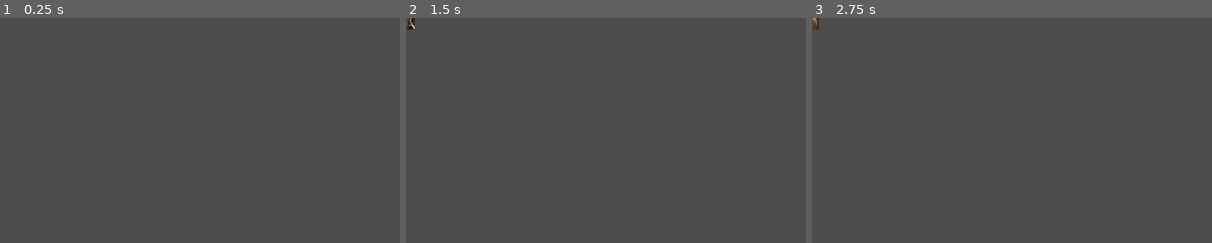
Above: before the commit, frames 1-3 (left to right).
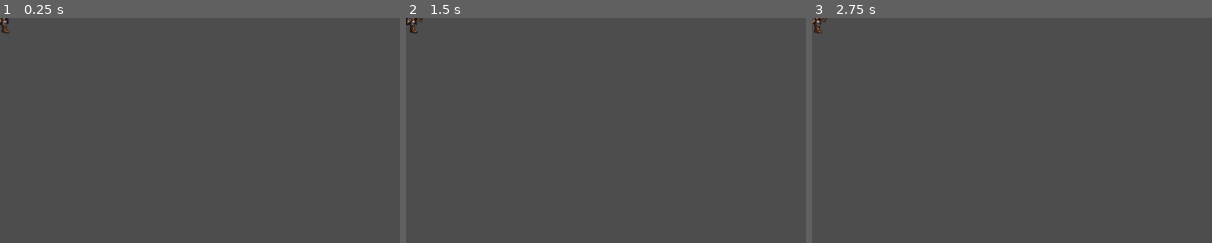
Above: after the commit, the same moments.

Repository: wchichura-maker/dnd
Game: Godot game, scene res://scenes/EntityView.tscn
Two runs of this game, one before a commit and one after it. Both use one fixed random seed, a clock stepped at 60 frames per second and the inputs below. This scene is started directly instead of the project's main scene.
Inputs (mouse positions are % of the whole screen's width and height, from its top left):
- Up to frame 1 (0.25 s): no input
- Up to frame 2 (1.5 s): tap Enter at 0.5 s; move the mouse to (72, 45) at 0.52 s; hold D 0.53-1.28 s; tap I at 0.6 s; click (72, 45) at 0.67 s; tap Space at 0.77, 1.25 s; move the mouse to (30, 55) at 1.27 s; hold S from 1.28 s (still down); tap 1 at 1.35 s
- Up to frame 3 (2.75 s): tap Space at 1.52 s; tap Enter at 2 s; move the mouse to (60, 28) at 2.02 s; release S at 2.03 s; hold D from 2.03 s (still down); tap 2 at 2.1 s
The pictures show only the part of the screen within x 0-50%, y 0-50%; the shares and areas given below are measured in that part.

The runs differ from the first frame. In frame 1, 0.1% of the frame differs, in the area x 0-3%, y 0-8%; in frame 2, 0.2%, in the area x 0-5%, y 0-8%; in frame 3, 0.1%.

Commit message:
Finalize Human Fighter INTERACT animation

Diff:
--- a/godot/assets/characters/human_fighter/animations/interact_frames.tres
+++ /dev/null
@@ -1,167 +0,0 @@
-[gd_resource type="SpriteFrames" load_steps=50 format=3]
-
-[ext_resource type="Texture2D" path="res://assets/characters/human_fighter/animations/interact.png" id="1_sheet"]
-
-[sub_resource type="AtlasTexture" id="Atlas_0_0"]
-atlas = ExtResource("1_sheet")
-region = Rect2(0, 0, 64, 128)
-[sub_resource type="AtlasTexture" id="Atlas_0_1"]
-atlas = ExtResource("1_sheet")
-region = Rect2(64, 0, 64, 128)
-[sub_resource type="AtlasTexture" id="Atlas_0_2"]
-atlas = ExtResource("1_sheet")
-region = Rect2(128, 0, 64, 128)
-[sub_resource type="AtlasTexture" id="Atlas_0_3"]
-atlas = ExtResource("1_sheet")
-region = Rect2(192, 0, 64, 128)
-[sub_resource type="AtlasTexture" id="Atlas_0_4"]
-atlas = ExtResource("1_sheet")
-region = Rect2(256, 0, 64, 128)
-[sub_resource type="AtlasTexture" id="Atlas_0_5"]
-atlas = ExtResource("1_sheet")
-region = Rect2(320, 0, 64, 128)
-[sub_resource type="AtlasTexture" id="Atlas_1_0"]
-atlas = ExtResource("1_sheet")
-region = Rect2(0, 128, 64, 128)
-[sub_resource type="AtlasTexture" id="Atlas_1_1"]
-atlas = ExtResource("1_sheet")
-region = Rect2(64, 128, 64, 128)
-[sub_resource type="AtlasTexture" id="Atlas_1_2"]
-atlas = ExtResource("1_sheet")
-region = Rect2(128, 128, 64, 128)
-[sub_resource type="AtlasTexture" id="Atlas_1_3"]
-atlas = ExtResource("1_sheet")
-region = Rect2(192, 128, 64, 128)
-[sub_resource type="AtlasTexture" id="Atlas_1_4"]
-atlas = ExtResource("1_sheet")
-region = Rect2(256, 128, 64, 128)
-[sub_resource type="AtlasTexture" id="Atlas_1_5"]
-atlas = ExtResource("1_sheet")
-region = Rect2(320, 128, 64, 128)
-[sub_resource type="AtlasTexture" id="Atlas_2_0"]
-atlas = ExtResource("1_sheet")
-region = Rect2(0, 256, 64, 128)
-[sub_resource type="AtlasTexture" id="Atlas_2_1"]
-atlas = ExtResource("1_sheet")
-region = Rect2(64, 256, 64, 128)
-[sub_resource type="AtlasTexture" id="Atlas_2_2"]
-atlas = ExtResource("1_sheet")
-region = Rect2(128, 256, 64, 128)
-[sub_resource type="AtlasTexture" id="Atlas_2_3"]
-atlas = ExtResource("1_sheet")
-region = Rect2(192, 256, 64, 128)
-[sub_resource type="AtlasTexture" id="Atlas_2_4"]
-atlas = ExtResource("1_sheet")
-region = Rect2(256, 256, 64, 128)
-[sub_resource type="AtlasTexture" id="Atlas_2_5"]
-atlas = ExtResource("1_sheet")
-region = Rect2(320, 256, 64, 128)
-[sub_resource type="AtlasTexture" id="Atlas_3_0"]
-atlas = ExtResource("1_sheet")
-region = Rect2(0, 384, 64, 128)
-[sub_resource type="AtlasTexture" id="Atlas_3_1"]
-atlas = ExtResource("1_sheet")
-region = Rect2(64, 384, 64, 128)
-[sub_resource type="AtlasTexture" id="Atlas_3_2"]
-atlas = ExtResource("1_sheet")
-region = Rect2(128, 384, 64, 128)
-[sub_resource type="AtlasTexture" id="Atlas_3_3"]
-atlas = ExtResource("1_sheet")
-region = Rect2(192, 384, 64, 128)
-[sub_resource type="AtlasTexture" id="Atlas_3_4"]
-atlas = ExtResource("1_sheet")
-region = Rect2(256, 384, 64, 128)
-[sub_resource type="AtlasTexture" id="Atlas_3_5"]
-atlas = ExtResource("1_sheet")
-region = Rect2(320, 384, 64, 128)
-[sub_resource type="AtlasTexture" id="Atlas_4_0"]
-atlas = ExtResource("1_sheet")
-region = Rect2(0, 512, 64, 128)
-[sub_resource type="AtlasTexture" id="Atlas_4_1"]
-atlas = ExtResource("1_sheet")
-region = Rect2(64, 512, 64, 128)
-[sub_resource type="AtlasTexture" id="Atlas_4_2"]
-atlas = ExtResource("1_sheet")
-region = Rect2(128, 512, 64, 128)
-[sub_resource type="AtlasTexture" id="Atlas_4_3"]
-atlas = ExtResource("1_sheet")
-region = Rect2(192, 512, 64, 128)
-[sub_resource type="AtlasTexture" id="Atlas_4_4"]
-atlas = ExtResource("1_sheet")
-region = Rect2(256, 512, 64, 128)
-[sub_resource type="AtlasTexture" id="Atlas_4_5"]
-atlas = ExtResource("1_sheet")
-region = Rect2(320, 512, 64, 128)
-[sub_resource type="AtlasTexture" id="Atlas_5_0"]
-atlas = ExtResource("1_sheet")
-region = Rect2(0, 640, 64, 128)
-[sub_resource type="AtlasTexture" id="Atlas_5_1"]
-atlas = ExtResource("1_sheet")
-region = Rect2(64, 640, 64, 128)
-[sub_resource type="AtlasTexture" id="Atlas_5_2"]
-atlas = ExtResource("1_sheet")
-region = Rect2(128, 640, 64, 128)
-[sub_resource type="AtlasTexture" id="Atlas_5_3"]
-atlas = ExtResource("1_sheet")
-region = Rect2(192, 640, 64, 128)
-[sub_resource type="AtlasTexture" id="Atlas_5_4"]
-atlas = ExtResource("1_sheet")
-region = Rect2(256, 640, 64, 128)
-[sub_resource type="AtlasTexture" id="Atlas_5_5"]
-atlas = ExtResource("1_sheet")
-region = Rect2(320, 640, 64, 128)
-[sub_resource type="AtlasTexture" id="Atlas_6_0"]
-atlas = ExtResource("1_sheet")
-region = Rect2(0, 768, 64, 128)
-[sub_resource type="AtlasTexture" id="Atlas_6_1"]
-atlas = ExtResource("1_sheet")
-region = Rect2(64, 768, 64, 128)
-[sub_resource type="AtlasTexture" id="Atlas_6_2"]
-atlas = ExtResource("1_sheet")
-region = Rect2(128, 768, 64, 128)
-[sub_resource type="AtlasTexture" id="Atlas_6_3"]
-atlas = ExtResource("1_sheet")
-region = Rect2(192, 768, 64, 128)
-[sub_resource type="AtlasTexture" id="Atlas_6_4"]
-atlas = ExtResource("1_sheet")
-region = Rect2(256, 768, 64, 128)
-[sub_resource type="AtlasTexture" id="Atlas_6_5"]
-atlas = ExtResource("1_sheet")
-region = Rect2(320, 768, 64, 128)
-[sub_resource type="AtlasTexture" id="Atlas_7_0"]
-atlas = ExtResource("1_sheet")
-region = Rect2(0, 896, 64, 128)
-[sub_resource type="AtlasTexture" id="Atlas_7_1"]
-atlas = ExtResource("1_sheet")
-region = Rect2(64, 896, 64, 128)
-[sub_resource type="AtlasTexture" id="Atlas_7_2"]
-atlas = ExtResource("1_sheet")
-region = Rect2(128, 896, 64, 128)
-[sub_resource type="AtlasTexture" id="Atlas_7_3"]
-atlas = ExtResource("1_sheet")
-region = Rect2(192, 896, 64, 128)
-[sub_resource type="AtlasTexture" id="Atlas_7_4"]
-atlas = ExtResource("1_sheet")
-region = Rect2(256, 896, 64, 128)
-[sub_resource type="AtlasTexture" id="Atlas_7_5"]
-atlas = ExtResource("1_sheet")
-region = Rect2(320, 896, 64, 128)
-
-[resource]
-animations = [{
-"frames": [{"duration": 1.0, "texture": SubResource("Atlas_0_0")}, {"duration": 1.0, "texture": SubResource("Atlas_0_1")}, {"duration": 1.0, "texture": SubResource("Atlas_0_2")}, {"duration": 1.0, "texture": SubResource("Atlas_0_3")}, {"duration": 1.0, "texture": SubResource("Atlas_0_4")}, {"duration": 1.0, "texture": SubResource("Atlas_0_5")}], "loop": false, "name": &"INTERACT_SOUTH", "speed": 8.0
-}, {
-"frames": [{"duration": 1.0, "texture": SubResource("Atlas_1_0")}, {"duration": 1.0, "texture": SubResource("Atlas_1_1")}, {"duration": 1.0, "texture": SubResource("Atlas_1_2")}, {"duration": 1.0, "texture": SubResource("Atlas_1_3")}, {"duration": 1.0, "texture": SubResource("Atlas_1_4")}, {"duration": 1.0, "texture": SubResource("Atlas_1_5")}], "loop": false, "name": &"INTERACT_SOUTHEAST", "speed": 8.0
-}, {
-"frames": [{"duration": 1.0, "texture": SubResource("Atlas_2_0")}, {"duration": 1.0, "texture": SubResource("Atlas_2_1")}, {"duration": 1.0, "texture": SubResource("Atlas_2_2")}, {"duration": 1.0, "texture": SubResource("Atlas_2_3")}, {"duration": 1.0, "texture": SubResource("Atlas_2_4")}, {"duration": 1.0, "texture": SubResource("Atlas_2_5")}], "loop": false, "name": &"INTERACT_EAST", "speed": 8.0
-}, {
-"frames": [{"duration": 1.0, "texture": SubResource("Atlas_3_0")}, {"duration": 1.0, "texture": SubResource("Atlas_3_1")}, {"duration": 1.0, "texture": SubResource("Atlas_3_2")}, {"duration": 1.0, "texture": SubResource("Atlas_3_3")}, {"duration": 1.0, "texture": SubResource("Atlas_3_4")}, {"duration": 1.0, "texture": SubResource("Atlas_3_5")}], "loop": false, "name": &"INTERACT_NORTHEAST", "speed": 8.0
-}, {
-"frames": [{"duration": 1.0, "texture": SubResource("Atlas_4_0")}, {"duration": 1.0, "texture": SubResource("Atlas_4_1")}, {"duration": 1.0, "texture": SubResource("Atlas_4_2")}, {"duration": 1.0, "texture": SubResource("Atlas_4_3")}, {"duration": 1.0, "texture": SubResource("Atlas_4_4")}, {"duration": 1.0, "texture": SubResource("Atlas_4_5")}], "loop": false, "name": &"INTERACT_NORTH", "speed": 8.0
-}, {
-"frames": [{"duration": 1.0, "texture": SubResource("Atlas_5_0")}, {"duration": 1.0, "texture": SubResource("Atlas_5_1")}, {"duration": 1.0, "texture": SubResource("Atlas_5_2")}, {"duration": 1.0, "texture": SubResource("Atlas_5_3")}, {"duration": 1.0, "texture": SubResource("Atlas_5_4")}, {"duration": 1.0, "texture": SubResource("Atlas_5_5")}], "loop": false, "name": &"INTERACT_NORTHWEST", "speed": 8.0
-}, {
-"frames": [{"duration": 1.0, "texture": SubResource("Atlas_6_0")}, {"duration": 1.0, "texture": SubResource("Atlas_6_1")}, {"duration": 1.0, "texture": SubResource("Atlas_6_2")}, {"duration": 1.0, "texture": SubResource("Atlas_6_3")}, {"duration": 1.0, "texture": SubResource("Atlas_6_4")}, {"duration": 1.0, "texture": SubResource("Atlas_6_5")}], "loop": false, "name": &"INTERACT_WEST", "speed": 8.0
-}, {
-"frames": [{"duration": 1.0, "texture": SubResource("Atlas_7_0")}, {"duration": 1.0, "texture": SubResource("Atlas_7_1")}, {"duration": 1.0, "texture": SubResource("Atlas_7_2")}, {"duration": 1.0, "texture": SubResource("Atlas_7_3")}, {"duration": 1.0, "texture": SubResource("Atlas_7_4")}, {"duration": 1.0, "texture": SubResource("Atlas_7_5")}], "loop": false, "name": &"INTERACT_SOUTHWEST", "speed": 8.0
-}]
--- a/godot/scenes/EntityView.tscn
+++ b/godot/scenes/EntityView.tscn
@@ -1,15 +1,395 @@
-[gd_scene load_steps=3 format=3]
-
-[ext_resource type="Script" path="res://scripts/EntityView.gd" id="1_entity_view"]
-[ext_resource type="SpriteFrames" path="res://assets/characters/human_fighter/animations/interact_frames.tres" id="2_interact"]
-
-[node name="EntityView" type="Node2D"]
+[gd_scene format=3 uid="uid://drf71rrmyckj"]
+
+[ext_resource type="Script" uid="uid://cimd0u08ypw27" path="res://scripts/EntityView.gd" id="1_entity_view"]
+[ext_resource type="Texture2D" uid="uid://ej2uwxg6vpen" path="res://assets/characters/human_fighter/animations/interact.png" id="2_ji1fv"]
+
+[sub_resource type="AtlasTexture" id="AtlasTexture_b60rr"]
+atlas = ExtResource("2_ji1fv")
+region = Rect2(0, 384, 170, 192)
+
+[sub_resource type="AtlasTexture" id="AtlasTexture_f4pdr"]
+atlas = ExtResource("2_ji1fv")
+region = Rect2(170, 384, 170, 192)
+
+[sub_resource type="AtlasTexture" id="AtlasTexture_kkh67"]
+atlas = ExtResource("2_ji1fv")
+region = Rect2(340, 384, 170, 192)
+
+[sub_resource type="AtlasTexture" id="AtlasTexture_cegiv"]
+atlas = ExtResource("2_ji1fv")
+region = Rect2(510, 384, 170, 192)
+
+[sub_resource type="AtlasTexture" id="AtlasTexture_vtloj"]
+atlas = ExtResource("2_ji1fv")
+region = Rect2(680, 384, 170, 192)
+
+[sub_resource type="AtlasTexture" id="AtlasTexture_o4exj"]
+atlas = ExtResource("2_ji1fv")
+region = Rect2(850, 384, 170, 192)
+
+[sub_resource type="AtlasTexture" id="AtlasTexture_fsluk"]
+atlas = ExtResource("2_ji1fv")
+region = Rect2(0, 768, 170, 192)
+
+[sub_resource type="AtlasTexture" id="AtlasTexture_ccvkr"]
+atlas = ExtResource("2_ji1fv")
+region = Rect2(170, 768, 170, 192)
+
+[sub_resource type="AtlasTexture" id="AtlasTexture_ippmc"]
+atlas = ExtResource("2_ji1fv")
+region = Rect2(340, 768, 170, 192)
+
+[sub_resource type="AtlasTexture" id="AtlasTexture_ecw0o"]
+atlas = ExtResource("2_ji1fv")
+region = Rect2(510, 768, 170, 192)
+
+[sub_resource type="AtlasTexture" id="AtlasTexture_1p0x2"]
+atlas = ExtResource("2_ji1fv")
+region = Rect2(680, 768, 170, 192)
+
+[sub_resource type="AtlasTexture" id="AtlasTexture_s0etj"]
+atlas = ExtResource("2_ji1fv")
+region = Rect2(850, 768, 170, 192)
+
+[sub_resource type="AtlasTexture" id="AtlasTexture_iyg6m"]
+atlas = ExtResource("2_ji1fv")
+region = Rect2(0, 576, 170, 192)
+
+[sub_resource type="AtlasTexture" id="AtlasTexture_nb0a4"]
+atlas = ExtResource("2_ji1fv")
+region = Rect2(170, 576, 170, 192)
+
+[sub_resource type="AtlasTexture" id="AtlasTexture_wps0m"]
+atlas = ExtResource("2_ji1fv")
+region = Rect2(340, 576, 170, 192)
+
+[sub_resource type="AtlasTexture" id="AtlasTexture_aytsl"]
+atlas = ExtResource("2_ji1fv")
+region = Rect2(510, 576, 170, 192)
+
+[sub_resource type="AtlasTexture" id="AtlasTexture_43c0s"]
+atlas = ExtResource("2_ji1fv")
+region = Rect2(680, 576, 170, 192)
+
+[sub_resource type="AtlasTexture" id="AtlasTexture_s1v7l"]
+atlas = ExtResource("2_ji1fv")
+region = Rect2(850, 576, 170, 192)
+
+[sub_resource type="AtlasTexture" id="AtlasTexture_pbq4a"]
+atlas = ExtResource("2_ji1fv")
+region = Rect2(0, 960, 170, 192)
+
+[sub_resource type="AtlasTexture" id="AtlasTexture_8wit0"]
+atlas = ExtResource("2_ji1fv")
+region = Rect2(170, 960, 170, 192)
+
+[sub_resource type="AtlasTexture" id="AtlasTexture_6hosl"]
+atlas = ExtResource("2_ji1fv")
+region = Rect2(340, 960, 170, 192)
+
+[sub_resource type="AtlasTexture" id="AtlasTexture_fnw1w"]
+atlas = ExtResource("2_ji1fv")
+region = Rect2(510, 960, 170, 192)
+
+[sub_resource type="AtlasTexture" id="AtlasTexture_kdhwh"]
+atlas = ExtResource("2_ji1fv")
+region = Rect2(680, 960, 170, 192)
+
+[sub_resource type="AtlasTexture" id="AtlasTexture_k5bj4"]
+atlas = ExtResource("2_ji1fv")
+region = Rect2(850, 960, 170, 192)
+
+[sub_resource type="AtlasTexture" id="AtlasTexture_q8bbu"]
+atlas = ExtResource("2_ji1fv")
+region = Rect2(0, 0, 170, 192)
+
+[sub_resource type="AtlasTexture" id="AtlasTexture_esdfc"]
+atlas = ExtResource("2_ji1fv")
+region = Rect2(170, 0, 170, 192)
+
+[sub_resource type="AtlasTexture" id="AtlasTexture_1bvyy"]
+atlas = ExtResource("2_ji1fv")
+region = Rect2(340, 0, 170, 192)
+
+[sub_resource type="AtlasTexture" id="AtlasTexture_7ovrr"]
+atlas = ExtResource("2_ji1fv")
+region = Rect2(510, 0, 170, 192)
+
+[sub_resource type="AtlasTexture" id="AtlasTexture_4t8vi"]
+atlas = ExtResource("2_ji1fv")
+region = Rect2(680, 0, 170, 192)
+
+[sub_resource type="AtlasTexture" id="AtlasTexture_0xhgp"]
+atlas = ExtResource("2_ji1fv")
+region = Rect2(850, 0, 170, 192)
+
+[sub_resource type="AtlasTexture" id="AtlasTexture_i4tdw"]
+atlas = ExtResource("2_ji1fv")
+region = Rect2(0, 192, 170, 192)
+
+[sub_resource type="AtlasTexture" id="AtlasTexture_er6xj"]
+atlas = ExtResource("2_ji1fv")
+region = Rect2(170, 192, 170, 192)
+
+[sub_resource type="AtlasTexture" id="AtlasTexture_f1gm8"]
+atlas = ExtResource("2_ji1fv")
+region = Rect2(340, 192, 170, 192)
+
+[sub_resource type="AtlasTexture" id="AtlasTexture_qwodg"]
+atlas = ExtResource("2_ji1fv")
+region = Rect2(510, 192, 170, 192)
+
+[sub_resource type="AtlasTexture" id="AtlasTexture_33bk7"]
+atlas = ExtResource("2_ji1fv")
+region = Rect2(680, 192, 170, 192)
+
+[sub_resource type="AtlasTexture" id="AtlasTexture_4qa62"]
+atlas = ExtResource("2_ji1fv")
+region = Rect2(850, 192, 170, 192)
+
+[sub_resource type="AtlasTexture" id="AtlasTexture_bkn5m"]
+atlas = ExtResource("2_ji1fv")
+region = Rect2(0, 1344, 170, 192)
+
+[sub_resource type="AtlasTexture" id="AtlasTexture_28p6k"]
+atlas = ExtResource("2_ji1fv")
+region = Rect2(170, 1344, 170, 192)
+
+[sub_resource type="AtlasTexture" id="AtlasTexture_68ct0"]
+atlas = ExtResource("2_ji1fv")
+region = Rect2(340, 1344, 170, 192)
+
+[sub_resource type="AtlasTexture" id="AtlasTexture_6iguf"]
+atlas = ExtResource("2_ji1fv")
+region = Rect2(510, 1344, 170, 192)
+
+[sub_resource type="AtlasTexture" id="AtlasTexture_mpg66"]
+atlas = ExtResource("2_ji1fv")
+region = Rect2(680, 1344, 170, 192)
+
+[sub_resource type="AtlasTexture" id="AtlasTexture_81j4k"]
+atlas = ExtResource("2_ji1fv")
+region = Rect2(850, 1344, 170, 192)
+
+[sub_resource type="AtlasTexture" id="AtlasTexture_niuac"]
+atlas = ExtResource("2_ji1fv")
+region = Rect2(0, 1152, 170, 192)
+
+[sub_resource type="AtlasTexture" id="AtlasTexture_7rq1v"]
+atlas = ExtResource("2_ji1fv")
+region = Rect2(170, 1152, 170, 192)
+
+[sub_resource type="AtlasTexture" id="AtlasTexture_ttgbf"]
+atlas = ExtResource("2_ji1fv")
+region = Rect2(340, 1152, 170, 192)
+
+[sub_resource type="AtlasTexture" id="AtlasTexture_doe8x"]
+atlas = ExtResource("2_ji1fv")
+region = Rect2(510, 1152, 170, 192)
+
+[sub_resource type="AtlasTexture" id="AtlasTexture_asfx2"]
+atlas = ExtResource("2_ji1fv")
+region = Rect2(680, 1152, 170, 192)
+
+[sub_resource type="AtlasTexture" id="AtlasTexture_htwga"]
+atlas = ExtResource("2_ji1fv")
+region = Rect2(850, 1152, 170, 192)
+
+[sub_resource type="SpriteFrames" id="SpriteFrames_873lk"]
+animations = [{
+"frames": [{
+"duration": 1.0,
+"texture": SubResource("AtlasTexture_b60rr")
+}, {
+"duration": 1.0,
+"texture": SubResource("AtlasTexture_f4pdr")
+}, {
+"duration": 1.0,
+"texture": SubResource("AtlasTexture_kkh67")
+}, {
+"duration": 1.0,
+"texture": SubResource("AtlasTexture_cegiv")
+}, {
+"duration": 1.0,
+"texture": SubResource("AtlasTexture_vtloj")
+}, {
+"duration": 1.0,
+"texture": SubResource("AtlasTexture_o4exj")
+}],
+"loop": 0,
+"name": &"INTERACT_EAST",
+"speed": 8.0
+}, {
+"frames": [{
+"duration": 1.0,
+"texture": SubResource("AtlasTexture_fsluk")
+}, {
+"duration": 1.0,
+"texture": SubResource("AtlasTexture_ccvkr")
+}, {
+"duration": 1.0,
+"texture": SubResource("AtlasTexture_ippmc")
+}, {
+"duration": 1.0,
+"texture": SubResource("AtlasTexture_ecw0o")
+}, {
+"duration": 1.0,
+"texture": SubResource("AtlasTexture_1p0x2")
+}, {
+"duration": 1.0,
+"texture": SubResource("AtlasTexture_s0etj")
+}],
+"loop": 0,
+"name": &"INTERACT_NORTH",
+"speed": 8.0
+}, {
+"frames": [{
+"duration": 1.0,
+"texture": SubResource("AtlasTexture_iyg6m")
+}, {
+"duration": 1.0,
+"texture": SubResource("AtlasTexture_nb0a4")
+}, {
+"duration": 1.0,
+"texture": SubResource("AtlasTexture_wps0m")
+}, {
+"duration": 1.0,
+"texture": SubResource("AtlasTexture_aytsl")
+}, {
+"duration": 1.0,
+"texture": SubResource("AtlasTexture_43c0s")
+}, {
+"duration": 1.0,
+"texture": SubResource("AtlasTexture_s1v7l")
+}],
+"loop": 0,
+"name": &"INTERACT_NORTHEAST",
+"speed": 8.0
+}, {
+"frames": [{
+"duration": 1.0,
+"texture": SubResource("AtlasTexture_pbq4a")
+}, {
+"duration": 1.0,
+"texture": SubResource("AtlasTexture_8wit0")
+}, {
+"duration": 1.0,
+"texture": SubResource("AtlasTexture_6hosl")
+}, {
+"duration": 1.0,
+"texture": SubResource("AtlasTexture_fnw1w")
+}, {
+"duration": 1.0,
+"texture": SubResource("AtlasTexture_kdhwh")
+}, {
+"duration": 1.0,
+"texture": SubResource("AtlasTexture_k5bj4")
+}],
+"loop": 0,
+"name": &"INTERACT_NORTHWEST",
+"speed": 8.0
+}, {
+"frames": [{
+"duration": 1.0,
+"texture": SubResource("AtlasTexture_q8bbu")
+}, {
+"duration": 1.0,
+"texture": SubResource("AtlasTexture_esdfc")
+}, {
+"duration": 1.0,
+"texture": SubResource("AtlasTexture_1bvyy")
+}, {
+"duration": 1.0,
+"texture": SubResource("AtlasTexture_7ovrr")
+}, {
+"duration": 1.0,
+"texture": SubResource("AtlasTexture_4t8vi")
+}, {
+"duration": 1.0,
+"texture": SubResource("AtlasTexture_0xhgp")
+}],
+"loop": 0,
+"name": &"INTERACT_SOUTH",
+"speed": 8.0
+}, {
+"frames": [{
+"duration": 1.0,
+"texture": SubResource("AtlasTexture_i4tdw")
+}, {
+"duration": 1.0,
+"texture": SubResource("AtlasTexture_er6xj")
+}, {
+"duration": 1.0,
+"texture": SubResource("AtlasTexture_f1gm8")
+}, {
+"duration": 1.0,
+"texture": SubResource("AtlasTexture_qwodg")
+}, {
+"duration": 1.0,
+"texture": SubResource("AtlasTexture_33bk7")
+}, {
+"duration": 1.0,
+"texture": SubResource("AtlasTexture_4qa62")
+}],
+"loop": 0,
+"name": &"INTERACT_SOUTHEAST",
+"speed": 8.0
+}, {
+"frames": [{
+"duration": 1.0,
+"texture": SubResource("AtlasTexture_bkn5m")
+}, {
+"duration": 1.0,
+"texture": SubResource("AtlasTexture_28p6k")
+}, {
+"duration": 1.0,
+"texture": SubResource("AtlasTexture_68ct0")
+}, {
+"duration": 1.0,
+"texture": SubResource("AtlasTexture_6iguf")
+}, {
+"duration": 1.0,
+"texture": SubResource("AtlasTexture_mpg66")
+}, {
+"duration": 1.0,
+"texture": SubResource("AtlasTexture_81j4k")
+}],
+"loop": 0,
+"name": &"INTERACT_SOUTHWEST",
+"speed": 8.0
+}, {
+"frames": [{
+"duration": 1.0,
+"texture": SubResource("AtlasTexture_niuac")
+}, {
+"duration": 1.0,
+"texture": SubResource("AtlasTexture_7rq1v")
+}, {
+"duration": 1.0,
+"texture": SubResource("AtlasTexture_ttgbf")
+}, {
+"duration": 1.0,
+"texture": SubResource("AtlasTexture_doe8x")
+}, {
+"duration": 1.0,
+"texture": SubResource("AtlasTexture_asfx2")
+}, {
+"duration": 1.0,
+"texture": SubResource("AtlasTexture_htwga")
+}],
+"loop": 0,
+"name": &"INTERACT_WEST",
+"speed": 8.0
+}]
+
+[node name="EntityView" type="Node2D" unique_id=165066814]
 script = ExtResource("1_entity_view")
 
-[node name="CharacterSprite" type="AnimatedSprite2D" parent="."]
-sprite_frames = ExtResource("2_interact")
-animation = &"INTERACT_SOUTH"
-centered = true
+[node name="CharacterSprite" type="AnimatedSprite2D" parent="." unique_id=330892869]
 texture_filter = 1
+position = Vector2(0, -5)
 scale = Vector2(0.42, 0.42)
-position = Vector2(0, -5)
+sprite_frames = SubResource("SpriteFrames_873lk")
+animation = &"INTERACT_EAST"
+frame = 5
+frame_progress = 1.0
